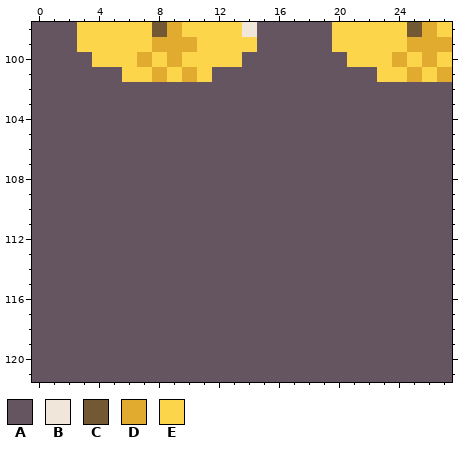
Pixel-art file -- Assets/AngeliA Game/Artwork/Misc/Item.ase. Above is the file before it was changed.
256x256 pixels, 1 frame. Colours within 5 levels of each other are drawn and written as one. Shown: x 0..27, y 98..121.
Visible layers, top first: "Item", "Background".
Palette (. is transparent): A #655561  B #f0e6da  C #725933  D #e1ab30  E #fcd54a
Pixels before, first column x 0:
 98 AAAEEEEECDEEEEBAAAAAEEEEECDE
 99 AAAEEEEEDDDEEEEAAAAAEEEEEDDD
100 AAAAEEEDEDEEEEAAAAAAAEEEDEDE
101 AAAAAAEEDEDEAAAAAAAAAAAEEDED
102 AAAAAAAAAAAAAAAAAAAAAAAAAAAA
103 AAAAAAAAAAAAAAAAAAAAAAAAAAAA
104 AAAAAAAAAAAAAAAAAAAAAAAAAAAA
105 AAAAAAAAAAAAAAAAAAAAAAAAAAAA
106 AAAAAAAAAAAAAAAAAAAAAAAAAAAA
107 AAAAAAAAAAAAAAAAAAAAAAAAAAAA
108 AAAAAAAAAAAAAAAAAAAAAAAAAAAA
109 AAAAAAAAAAAAAAAAAAAAAAAAAAAA
110 AAAAAAAAAAAAAAAAAAAAAAAAAAAA
111 AAAAAAAAAAAAAAAAAAAAAAAAAAAA
112 AAAAAAAAAAAAAAAAAAAAAAAAAAAA
113 AAAAAAAAAAAAAAAAAAAAAAAAAAAA
114 AAAAAAAAAAAAAAAAAAAAAAAAAAAA
115 AAAAAAAAAAAAAAAAAAAAAAAAAAAA
116 AAAAAAAAAAAAAAAAAAAAAAAAAAAA
117 AAAAAAAAAAAAAAAAAAAAAAAAAAAA
118 AAAAAAAAAAAAAAAAAAAAAAAAAAAA
119 AAAAAAAAAAAAAAAAAAAAAAAAAAAA
120 AAAAAAAAAAAAAAAAAAAAAAAAAAAA
121 AAAAAAAAAAAAAAAAAAAAAAAAAAAA
New version:
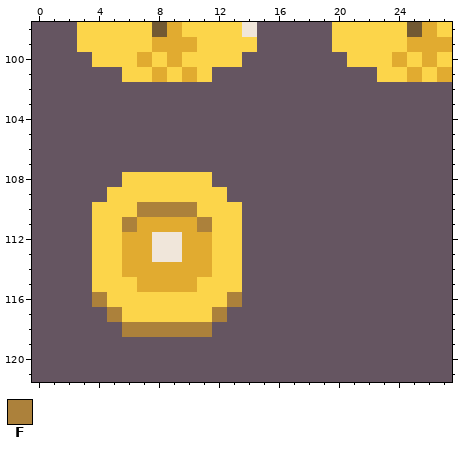
Colours new in this view: F #ac813b
Diff:
Changed rows in their new state; - is an unchanged pixel.
Layer "Item":
first column x 4:
108 --EEEEEE--
109 -EEEEEEEE-
110 EEEFFFFEEE
111 EEFDDDDFEE
112 EEDDBBDDEE
113 EEDDBBDDEE
114 EEDDDDDDEE
115 EEEDDDDEEE
116 FEEEEEEEEF
117 -FEEEEEEF-
118 --FFFFFF--
